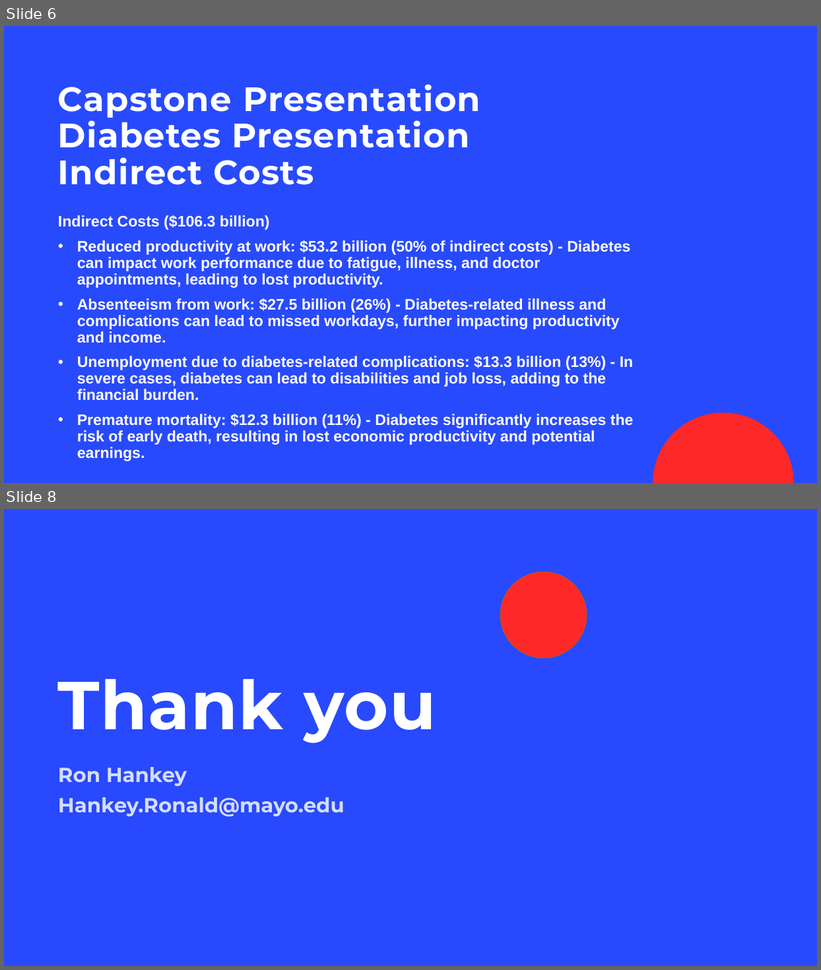
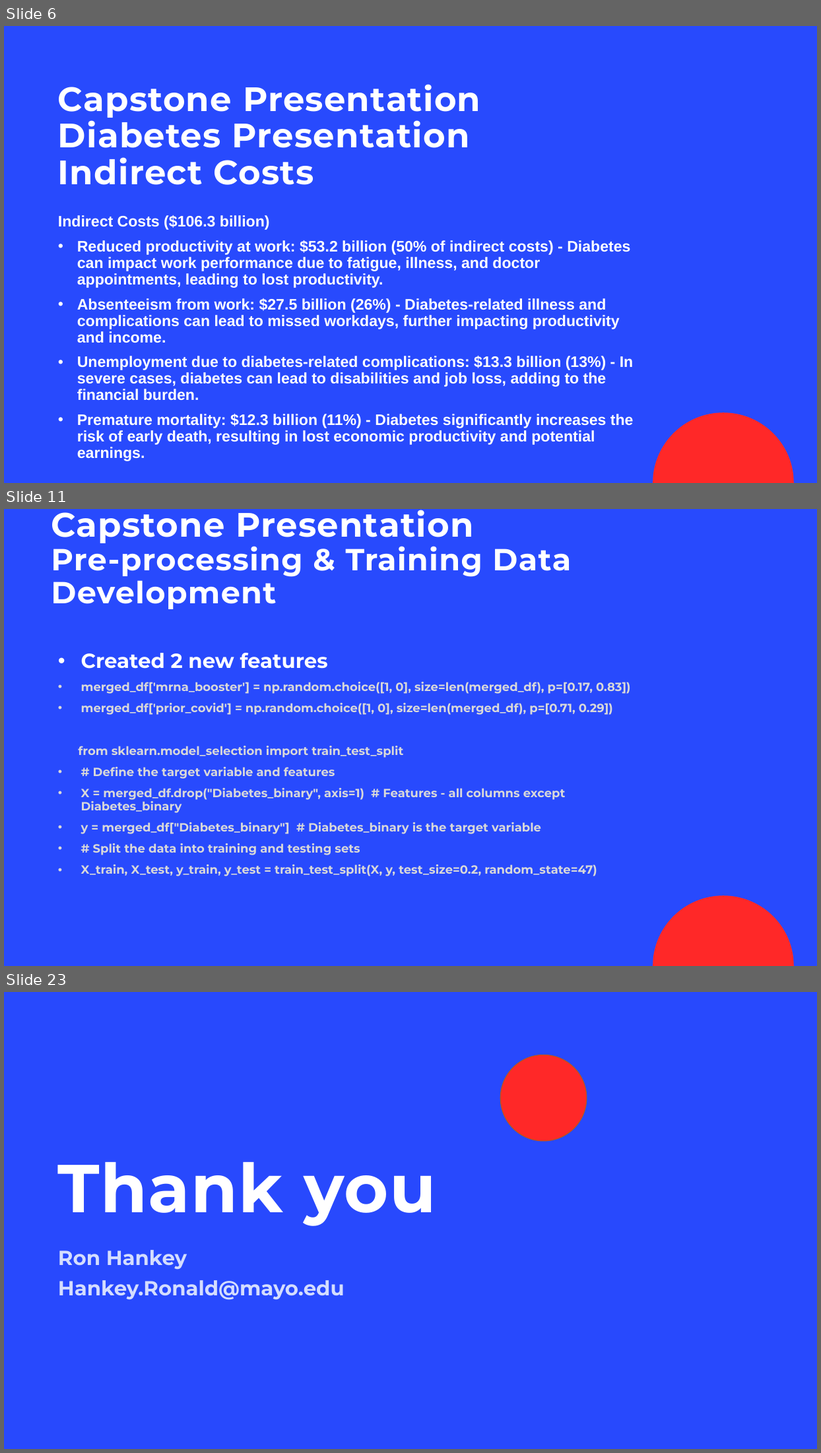
Before and after one commit to lykkelig/Capstone-Two, a slide deck: Capstone_Presentation.pptx. Shown one above the other, each under a label of ours: slides 6 and 8 before the commit, slides 6, 11 and 23 after it; the slides between them are not shown. The pictures are 821x970 and 821x1453 pixels, drawn with LibreOffice and Linux fonts; fonts in the diff are those of the drawing; background and template pictures are left out. Boxes give left, top, right and bottom in pixels: in the first picture for what was removed or moved away, otherwise in the second. Text is boxed around its words. In the diff, an @@ line names an element or a change of style, - is before the commit and + after.

Commit message:
Update Capstone_Presentation.pptx
Updated presentation

```diff
--- a/Capstone_Presentation.pptx
+++ b/Capstone_Presentation.pptx
@@ slide 11 added at <box>4,509,817,966</box>, background #284AFD; not listed: 1 template element that a slide beside it also shows @@
@@ title added at <box>51,510,571,609</box>, 36 pt, text #FFFFFF, bold @@
+Capstone Presentation
+Pre-processing & Training Data Development
@@ subtitle added at <box>78,653,630,877</box>, 14 pt, text #D9D9D9, bold @@
+• Created 2 new features
+• merged_df['mrna_booster'] = np.random.choice([1, 0], size=len(merged_df), p=[0.17, 0.83])
+• merged_df['prior_covid'] = np.random.choice([1, 0], size=len(merged_df), p=[0.71, 0.29])
+from sklearn.model_selection import train_test_split
+• # Define the target variable and features
+• X = merged_df.drop("Diabetes_binary", axis=1) # Features - all columns except Diabetes_binary
+• y = merged_df["Diabetes_binary"] # Diabetes_binary is the target variable
+• # Split the data into training and testing sets
+• X_train, X_test, y_train, y_test = train_test_split(X, y, test_size=0.2, random_state=47)
@@ what was slide 8 is now slide 23 @@
```
Also in this commit, not shown: 15 other slides added, 1 slide removed.
